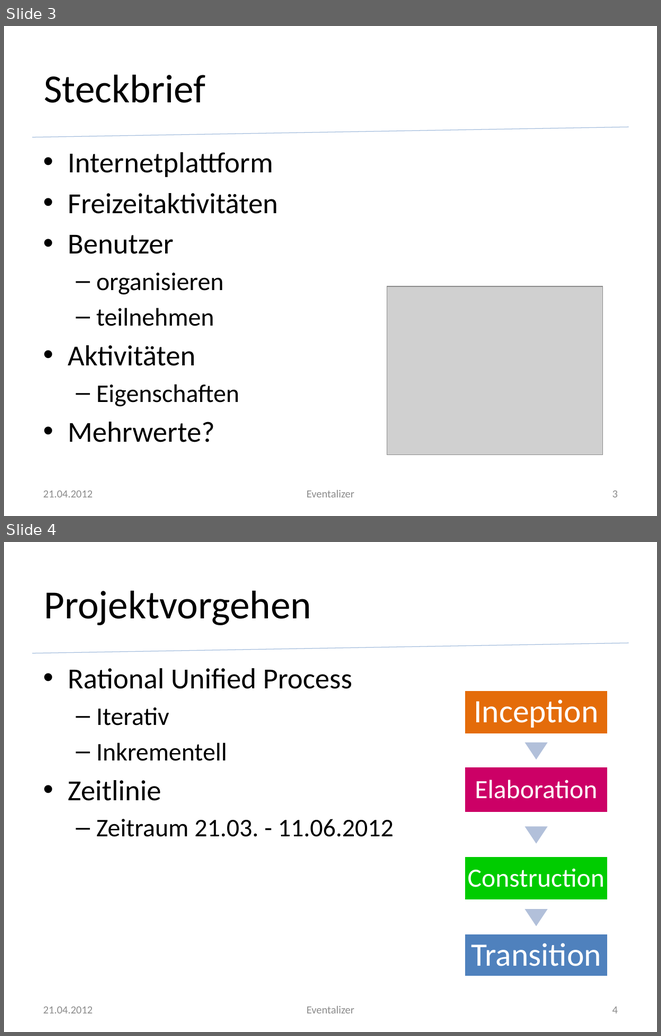
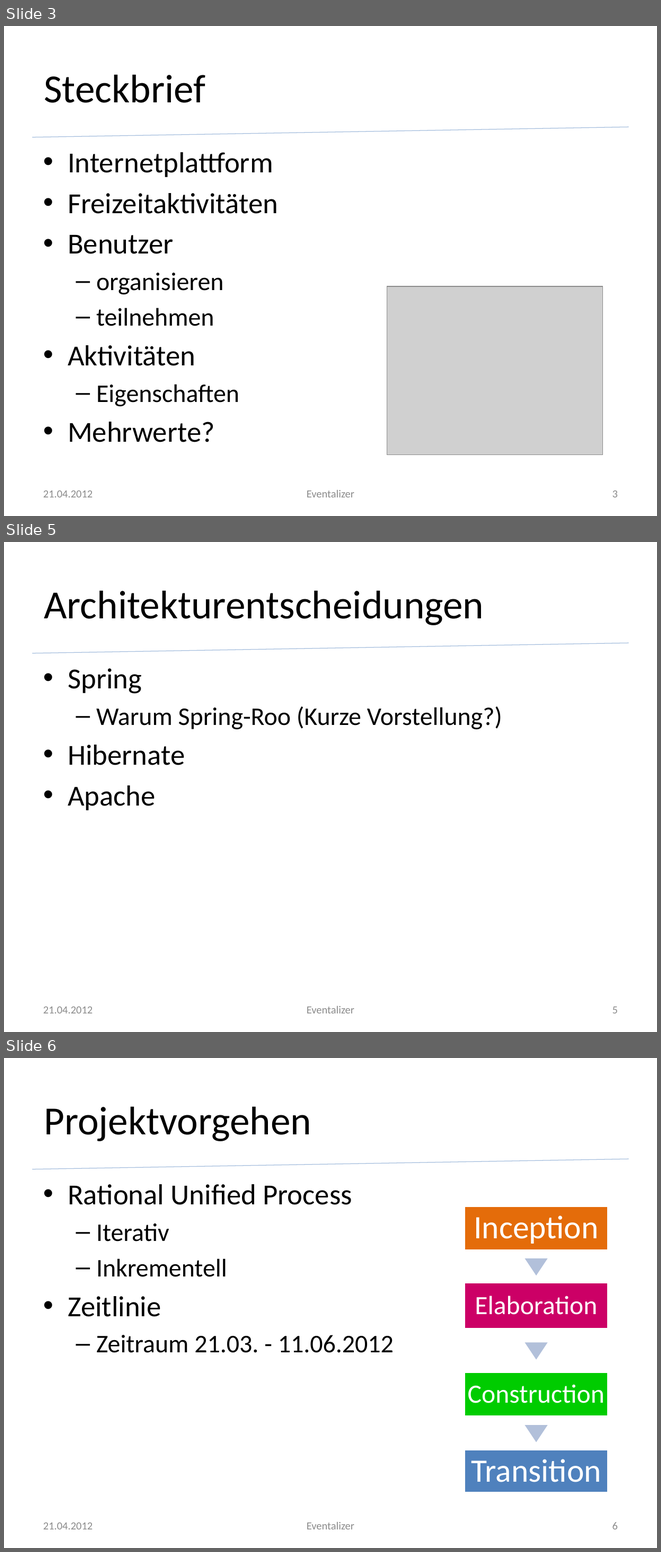
Before and after one commit to silkslostsoul/Eventalizer, a slide deck: Dokumente/Zwischenstand zum 2012 04 21.pptx. Shown one above the other, each under a label of ours: slides 3 and 4 before the commit, slides 3, 5 and 6 after it; the slides between them are not shown. The pictures are 661x1036 and 661x1552 pixels, drawn with LibreOffice and Linux fonts; fonts in the diff are those of the drawing; grey boxes stand for pictures; background and template pictures are left out. Boxes give left, top, right and bottom in pixels: in the first picture for what was removed or moved away, otherwise in the second. Text is boxed around its words. In the diff, an @@ line names an element or a change of style, - is before the commit and + after.

```diff
--- a/Dokumente/Zwischenstand zum 2012 04 21.pptx
+++ b/Dokumente/Zwischenstand zum 2012 04 21.pptx
@@ slide 5 added at bbox=[4, 542, 657, 1032], background #FFFFFF; not listed: 1 template element that a slide beside it also shows @@
@@ title added at bbox=[44, 590, 484, 625], 44 pt, text #000000 @@
+Architekturentscheidungen
@@ text added at bbox=[68, 668, 502, 810], 28 pt, text #000000 @@
+• Spring
+  – Warum Spring-Roo (Kurze Vorstellung?)
+• Hibernate
+• Apache
@@ text added at bbox=[43, 1006, 93, 1013], 12 pt, text #8C8C8C @@
+21.04.2012
@@ text added at bbox=[307, 1006, 354, 1013], 12 pt, text #8C8C8C @@
+Eventalizer
@@ page number added at bbox=[612, 1006, 618, 1013], 12 pt, text #8C8C8C @@
+5
@@ what was slide 4 is now slide 6 @@
@@ page number at bbox=[612, 1522, 618, 1529]: text changed @@
-4
+6
```
Also in this commit, not shown: 1 slide changed, 1 other slide added.
